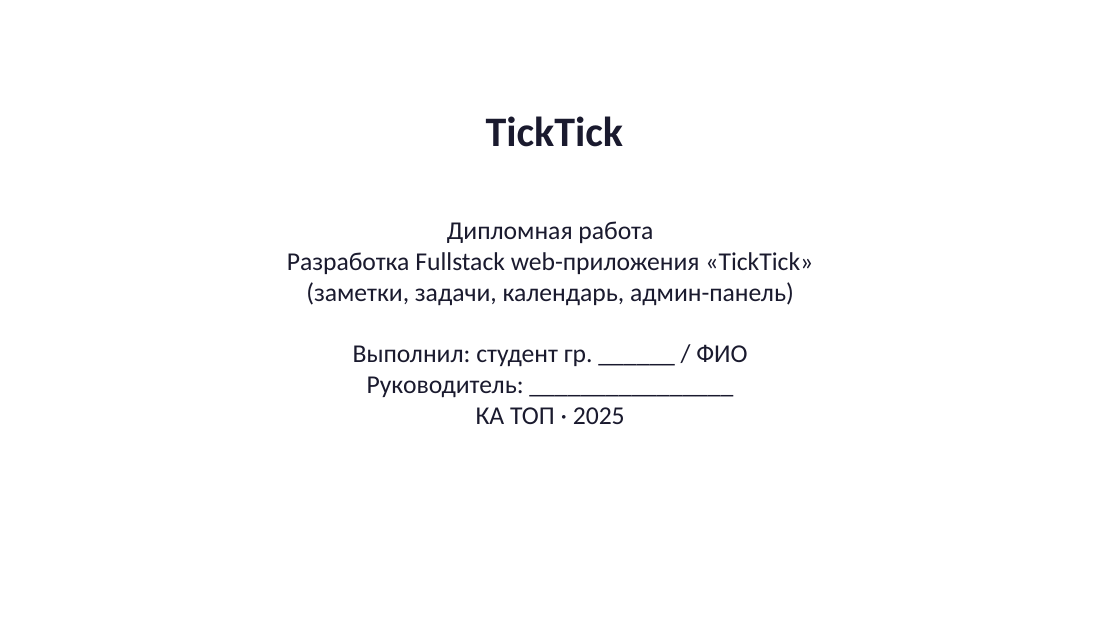
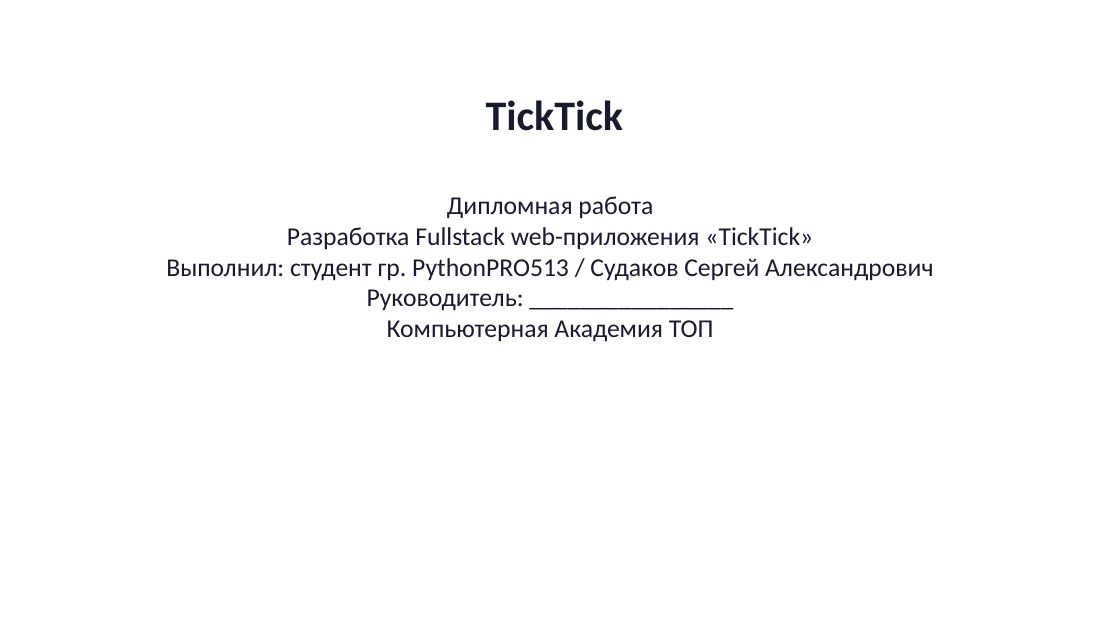
Before and after one commit to Sergei0319/ticktick-diplom, a slide deck: slide 1 of presentation/Презентация_TickTick_диплом.pptx. Drawn at 1120x630 pixels with LibreOffice and Linux fonts; fonts in the diff are those of the drawing. Boxes give left, top, right and bottom in pixels: in the first picture for what was removed or moved away, otherwise in the second. Text is boxed around its words. In the diff, an @@ line names an element or a change of style, - is before the commit and + after.

```diff
--- a/presentation/Презентация_TickTick_диплом.pptx
+++ b/presentation/Презентация_TickTick_диплом.pptx
@@ text "TickTick": place and size @@
-text "TickTick" at (486,116,623,147)
+text "TickTick" at (486,100,623,131)
@@ text "Дипломная работа": place and size @@
-text "Дипломная работа" at (287,221,813,424)
+text "Дипломная работа" at (166,196,933,342)
@@ text at (166,258,933,281): text changed @@
-(заметки, задачи, календарь, админ-панель)
-Выполнил: студент гр. ______ / ФИО
+Выполнил: студент гр. PythonPRO513 / Судаков Сергей Александрович
@@ text at (387,320,714,342): text changed @@
-КА ТОП · 2025
+Компьютерная Академия ТОП
```
Also in this commit, not shown: 6 other slides changed, 3 slides added, 3 slides removed, 1 other file.
